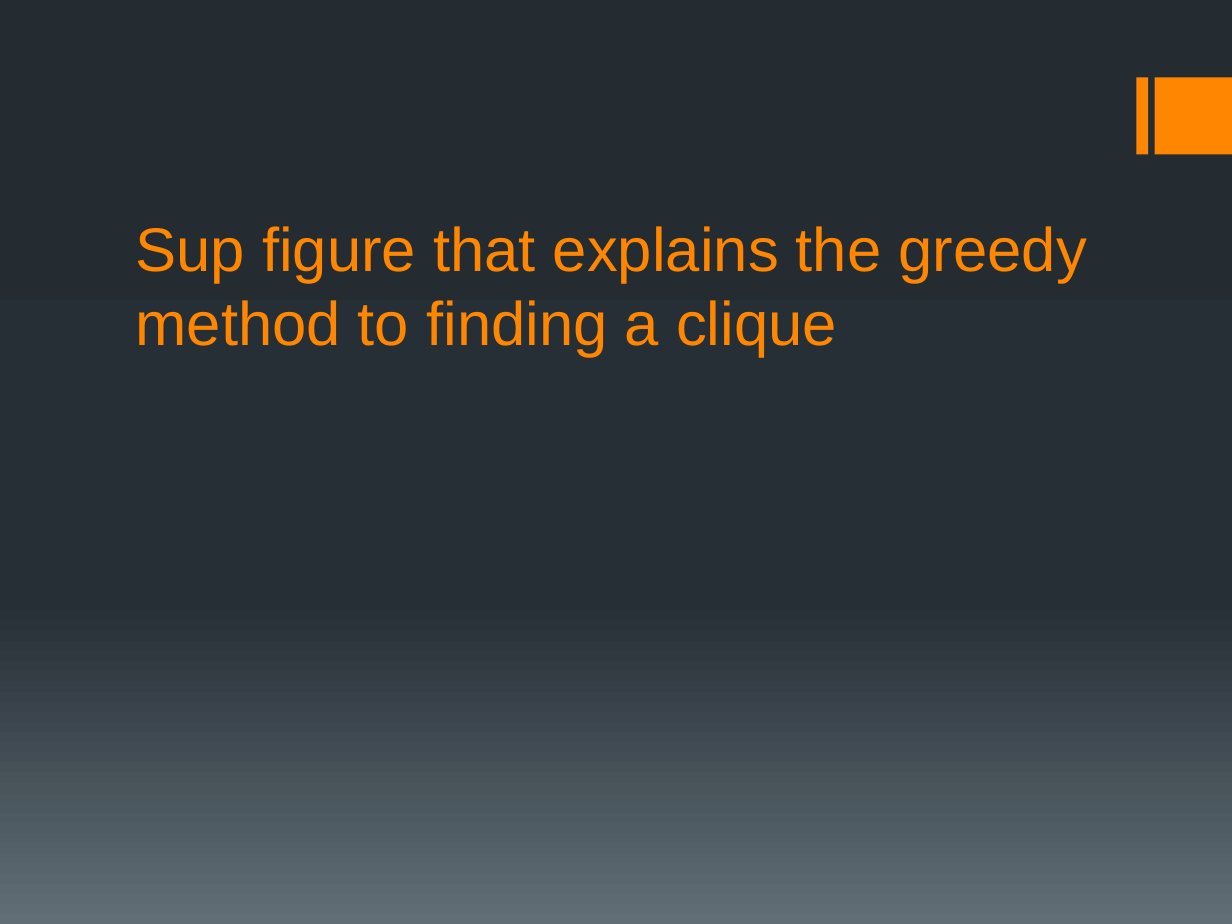
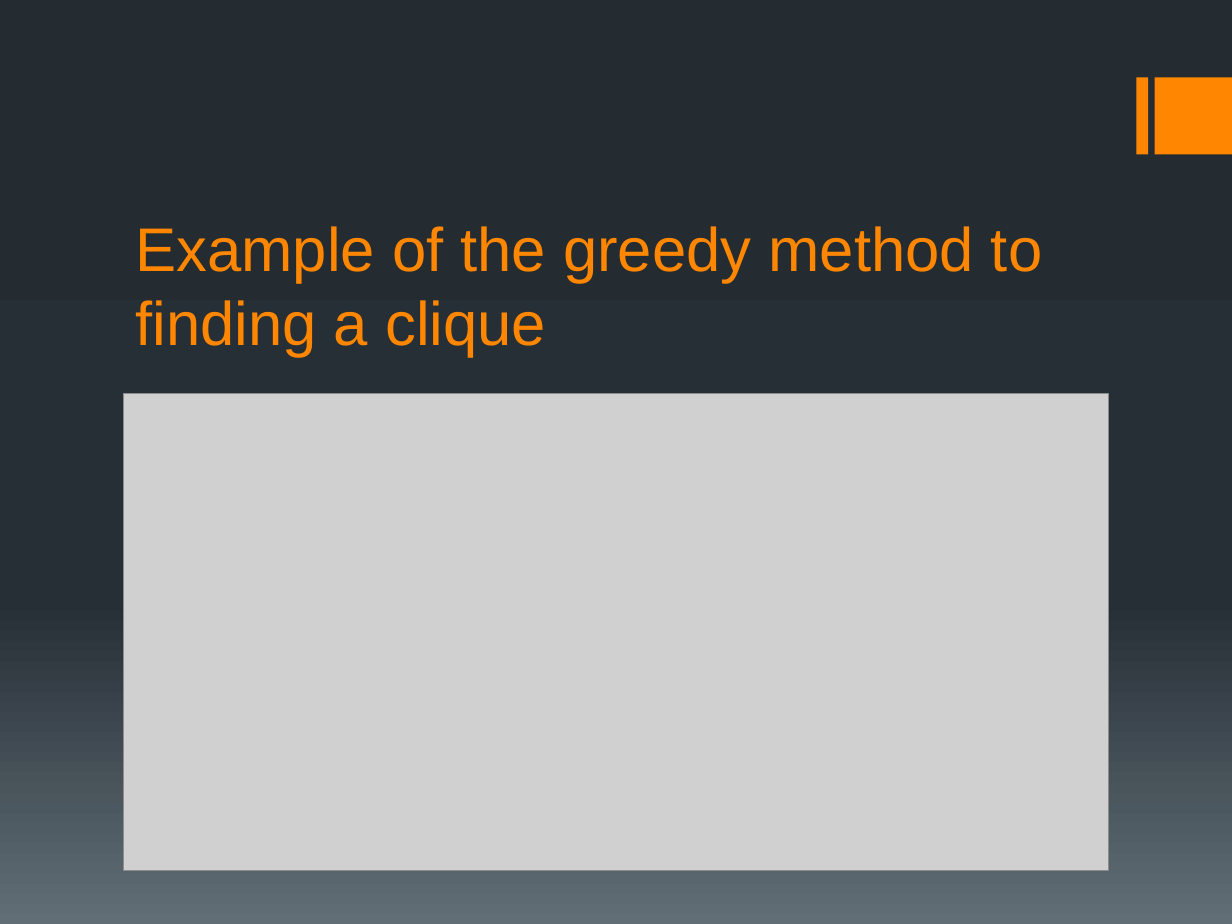
Before and after one commit to ship561/final-project, a slide deck: slide 17 of bioinformatics presentation.pptx (slide 8 before the commit). Drawn at 1232x924 pixels with LibreOffice and Linux fonts; fonts in the diff are those of the drawing; grey boxes stand for pictures. Boxes give left, top, right and bottom in pixels: in the first picture for what was removed or moved away, otherwise in the second. Text is boxed around its words. In the diff, an @@ line names an element or a change of style, - is before the commit and + after.

```diff
--- a/bioinformatics presentation.pptx
+++ b/bioinformatics presentation.pptx
@@ title at (136, 226, 1042, 356): text changed @@
-Sup figure that explains the greedy method to finding a clique
+Example of the greedy method to finding a clique
@@ picture added at (123, 394, 1109, 871) @@
```
Also in this commit, not shown: 3 other slides changed, 12 slides added, 2 slides removed, 1 other file.
